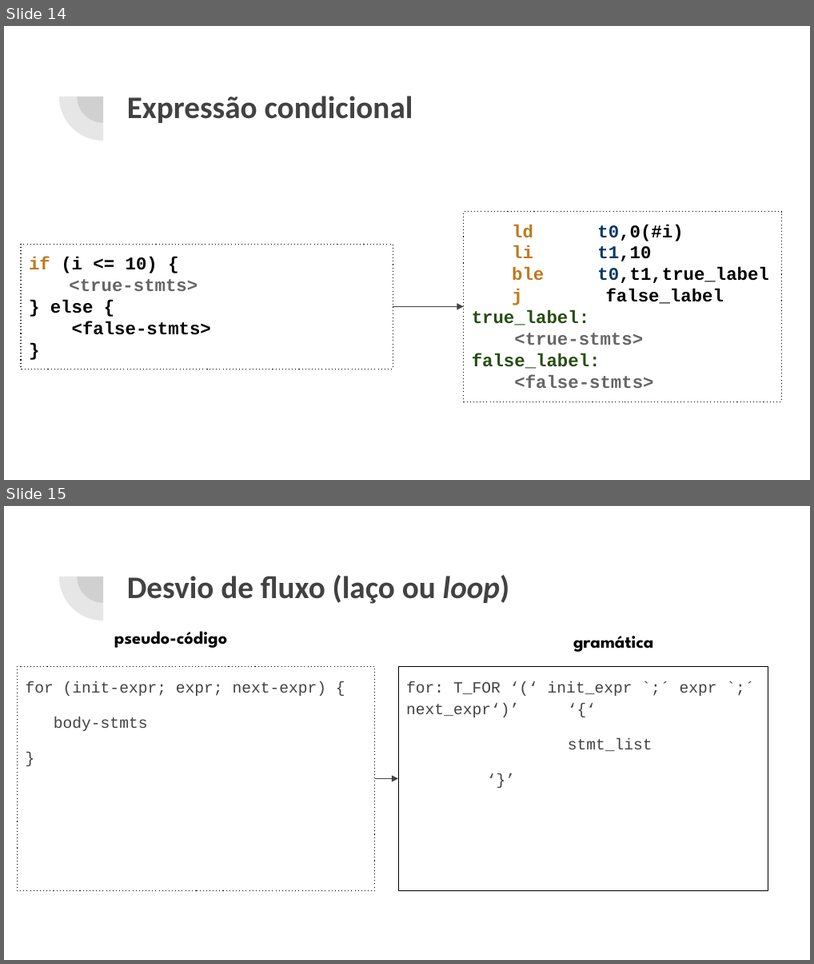
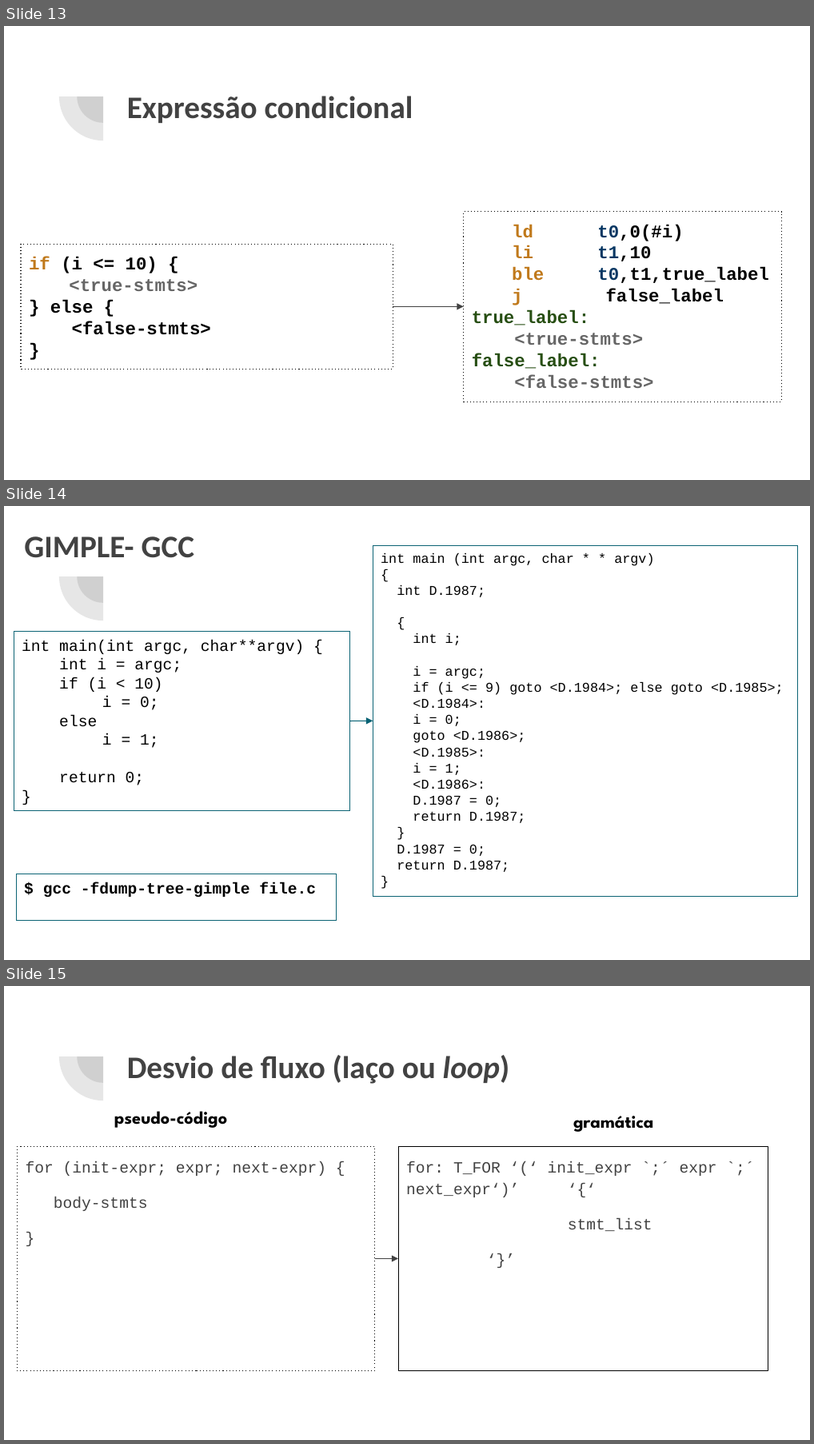
Before and after one commit to ajholanda/edu-compiladores, a slide deck: slides/geracao_codigo.pptx. Shown one above the other, each under a label of ours: slides 14 and 15 before the commit, slides 13, 14 and 15 after it. The pictures are 814x964 and 814x1444 pixels, drawn with LibreOffice and Linux fonts; fonts in the diff are those of the drawing. Boxes give left, top, right and bottom in pixels: in the first picture for what was removed or moved away, otherwise in the second. Text is boxed around its words. In the diff, an @@ line names an element or a change of style, - is before the commit and + after.

Commit message:
put GIMPLE representation of some constructs

```diff
--- a/slides/geracao_codigo.pptx
+++ b/slides/geracao_codigo.pptx
@@ slide 14 added at (x1=4, y1=506, x2=810, y2=960), background #FFFFFF; not listed: 2 template elements that a slide beside it also shows @@
@@ title added at (x1=24, y1=536, x2=194, y2=558), 28 pt, text #424242, bold @@
+GIMPLE- GCC
@@ rectangle added at (x1=374, y1=545, x2=798, y2=896), outline #0B6374 0.75 pt, 12 pt, text #000000 @@
+int main (int argc, char * * argv)
+{
+int D.1987;
+{
+int i;
+i = argc;
+if (i <= 9) goto <D.1984>; else goto <D.1985>;
+<D.1984>:
+i = 0;
+goto <D.1986>;
+<D.1985>:
+i = 1;
+<D.1986>:
+D.1987 = 0;
+return D.1987;
+}
+D.1987 = 0;
+return D.1987;
+}
@@ rectangle added at (x1=14, y1=631, x2=350, y2=810), outline #0B6374 0.75 pt, 14 pt, text #000000 @@
+int main(int argc, char**argv) {
+int i = argc;
+if (i < 10)
+i = 0;
+else
+i = 1;
+return 0;
+}
@@ arrow added from (350, 720) to (374, 720), #086374 0.75 pt @@
@@ rectangle added at (x1=16, y1=874, x2=336, y2=920), outline #0B6374 0.75 pt, 14 pt, text #000000, bold @@
+$ gcc -fdump-tree-gimple file.c
@@ what was slide 14 is now slide 13 @@
```
Also in this commit, not shown: 1 slide changed, 2 other slides added.
